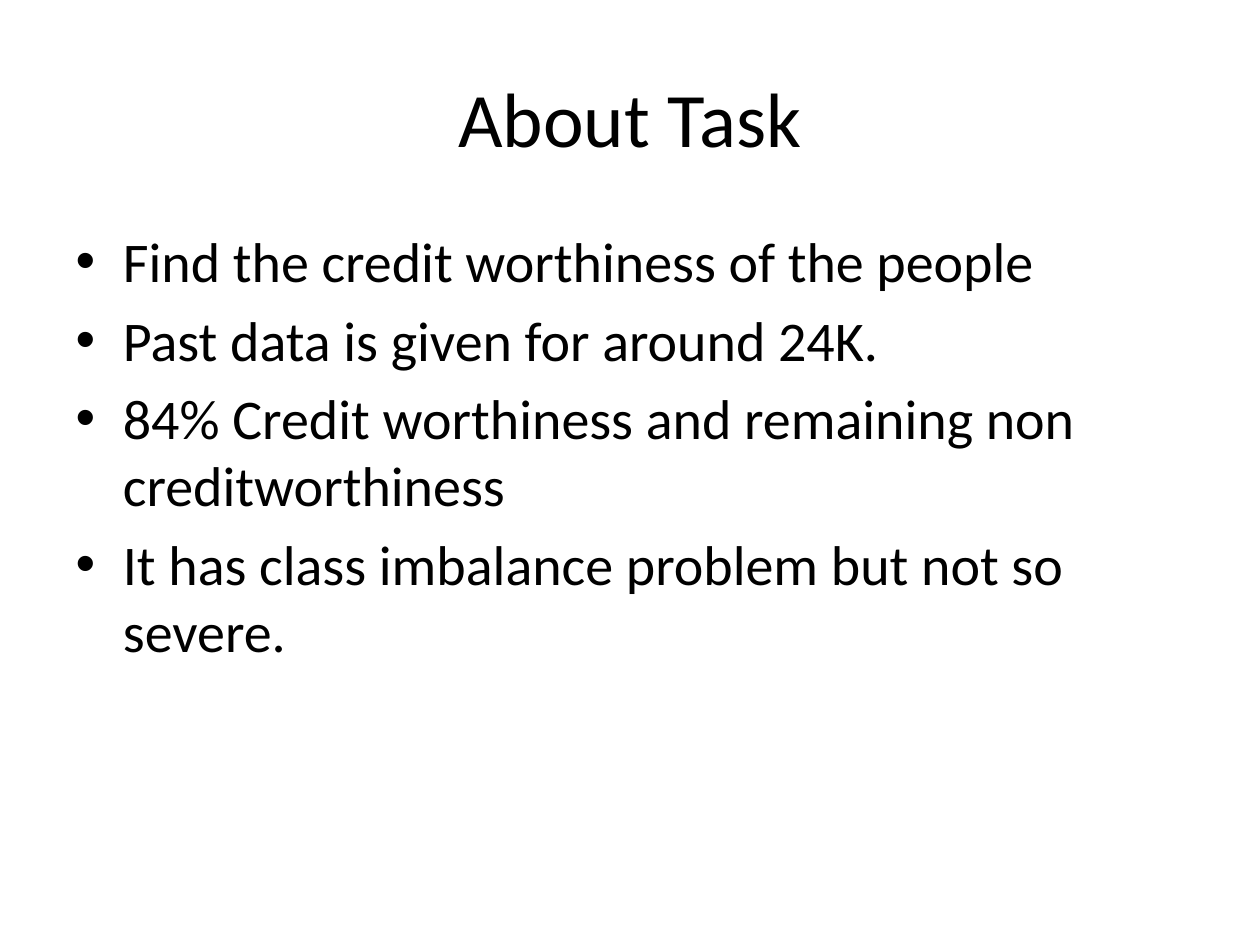
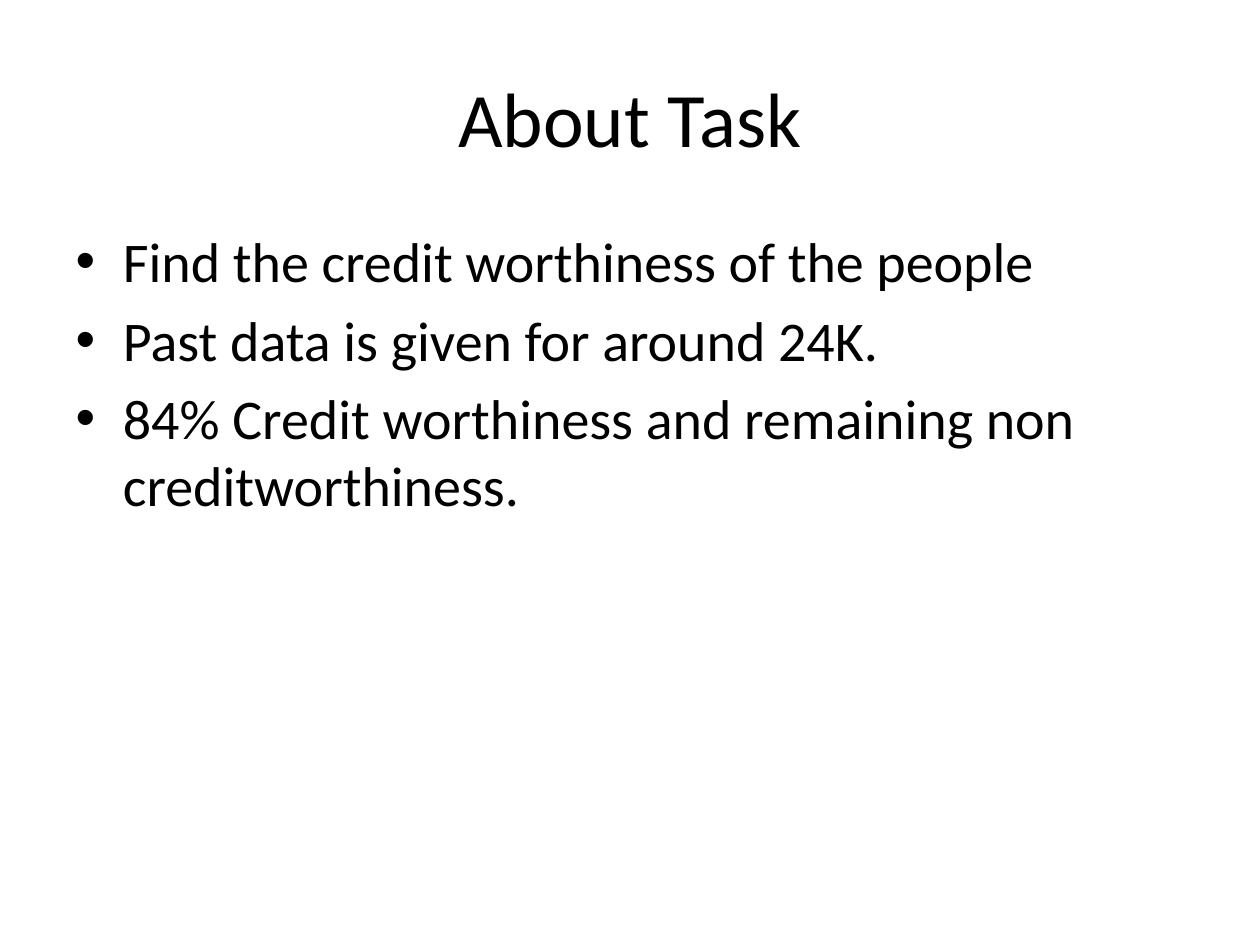
Before and after one commit to darshanmeel/LV, a slide deck: slide 2 of R/LV_presentation.pptx. Drawn at 1260x945 pixels with LibreOffice and Linux fonts; fonts in the diff are those of the drawing. Boxes give left, top, right and bottom in pixels: in the first picture for what was removed or moved away, otherwise in the second. Text is boxed around its words. In the diff, an @@ line names an element or a change of style, - is before the commit and + after.

```diff
--- a/R/LV_presentation.pptx
+++ b/R/LV_presentation.pptx
@@ text at (123, 400, 1074, 507): text changed @@
-• 84% Credit worthiness and remaining non creditworthiness
-• It has class imbalance problem but not so severe.
+• 84% Credit worthiness and remaining non creditworthiness.
```
Also in this commit, not shown: 4 other slides changed, 1 other file.
